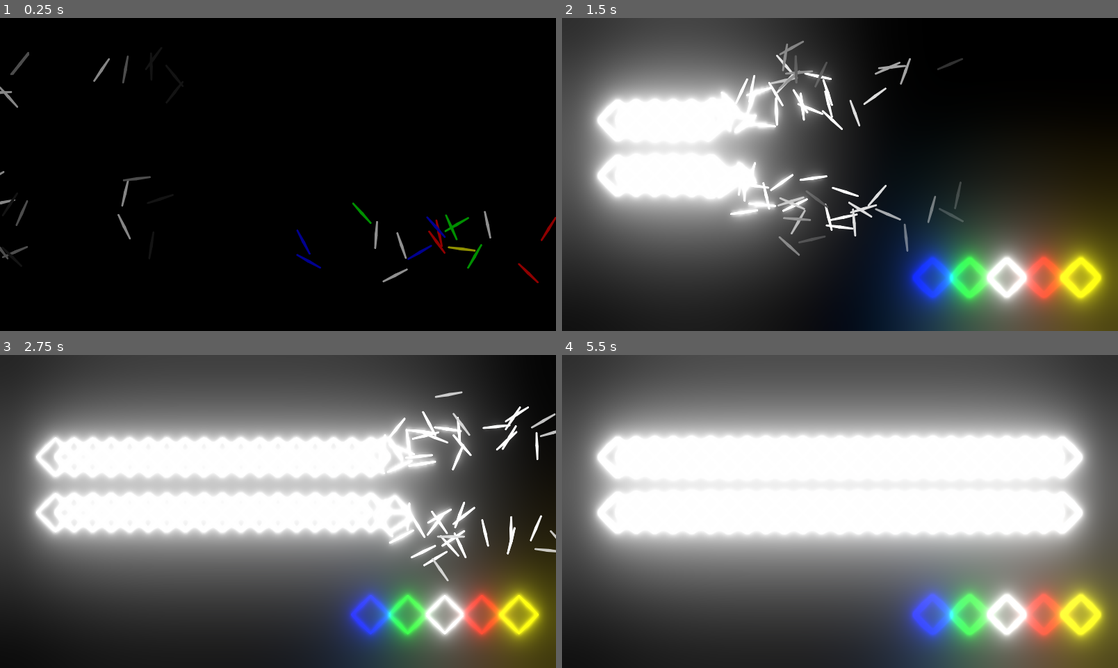
Above: before the commit, frames 1-4 (two rows, left to right).
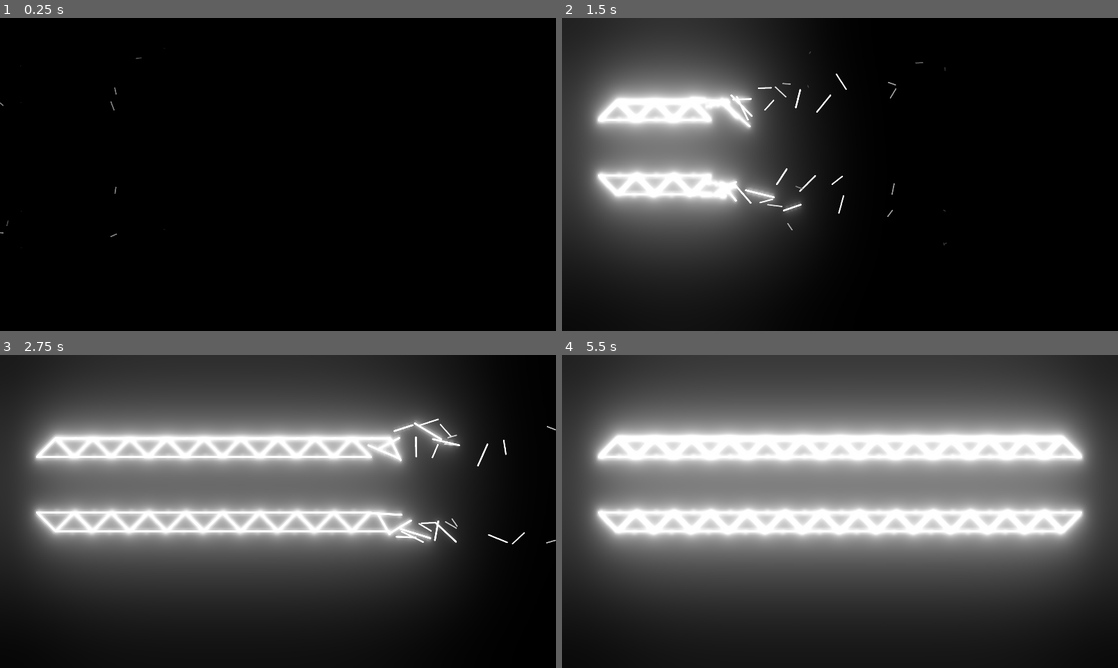
Above: after the commit, the same moments.

Repository: KOBUGE-Games/phaseshifter
Game: Godot game, scene res://game.tscn
The game is run twice, just before and just after one commit, with the same random seed, the same clock (stepped at 60 frames per second) and the same inputs.
Inputs:
- Up to frame 1 (0.25 s): no input
- Up to frame 2 (1.5 s): no input
- Up to frame 3 (2.75 s): no input
- Up to frame 4 (5.5 s): no input

The runs differ from the first frame. In frame 1, 1.2% of the frame differs, in the area x 0-100%, y 10-85%; in frame 2, 50%; in frame 3, 52%; in frame 4, 57%, in the area x 0-100%, y 11-100%.

Commit message:
add different obstacles and switching logic

Diff:
--- a/game.tscn
+++ b/game.tscn
@@ -1,6 +1,5 @@
-[gd_scene load_steps=5 format=2]
+[gd_scene load_steps=4 format=2]
 
-[ext_resource path="res://obstacle/obstacle.tscn" type="PackedScene" id=1]
 [ext_resource path="res://obstacle/world_creator.tscn" type="PackedScene" id=2]
 
 [sub_resource type="Environment" id=1]
@@ -34,25 +33,6 @@
 
 [node name="game" type="Node2D"]
 
-[node name="obstacle" parent="." instance=ExtResource( 1 )]
-position = Vector2( 1536, 896 )
-
-[node name="red" parent="." instance=ExtResource( 1 )]
-modulate = Color( 1, 0, 0, 1 )
-position = Vector2( 1664, 896 )
-
-[node name="green" parent="." instance=ExtResource( 1 )]
-modulate = Color( 0, 1, 0, 1 )
-position = Vector2( 1408, 896 )
-
-[node name="blue" parent="." instance=ExtResource( 1 )]
-modulate = Color( 0, 0, 1, 1 )
-position = Vector2( 1280, 896 )
-
-[node name="yellow" parent="." instance=ExtResource( 1 )]
-modulate = Color( 1, 1, 0, 1 )
-position = Vector2( 1792, 896 )
-
 [node name="WorldEnvironment" type="WorldEnvironment" parent="."]
 environment = SubResource( 1 )
 
@@ -62,5 +42,3 @@
 
 [node name="world_creator" parent="." instance=ExtResource( 2 )]
 position = Vector2( 192, 448 )
-
-[editable path="red"]
--- a/obstacle/line.tscn
+++ b/obstacle/line.tscn
@@ -1,13 +1,8 @@
-[gd_scene load_steps=2 format=2]
-
-[sub_resource type="Curve" id=1]
-_data = [ Vector2( 0, 0.5 ), 0.0, 0.0, 0, 0, Vector2( 0.494506, 1 ), 0.0, 0.0, 0, 0, Vector2( 1, 0.490909 ), 0.0, 0.0, 0, 0 ]
+[gd_scene format=2]
 
 [node name="line" type="Line2D"]
-self_modulate = Color( 1.5, 1.5, 1.5, 1 )
 points = PoolVector2Array( 64, 0, 32, 32, 0, 64 )
-width = 8.0
-width_curve = SubResource( 1 )
+width = 4.0
 default_color = Color( 1.5, 1.5, 1.5, 1 )
 joint_mode = 2
 begin_cap_mode = 2
--- a/obstacle/obstacle.gd
+++ b/obstacle/obstacle.gd
@@ -5,7 +5,7 @@
 var child_count
 var animation
 
-onready var property_name = ["position", "rotation_degrees", "self_modulate", "visible"]
+onready var property_name = ["position", "rotation_degrees", "self_modulate", "visible", "scale"]
 onready var property_value: Dictionary
 
 func _ready():
@@ -35,4 +35,5 @@
 	property_value = {"position": [Vector2((randi()%2-0.5)*512,(-randi()%4-1)*64), Vector2(0,0)], # slide in randomly
 		"rotation_degrees": [randi()%360, 0], # rotate in randomly
 		"self_modulate": [Color(0,0,0,1), Color(1.5,1.5,1.5,1)], # fade in effect
-		"visible": [true,true]} # make childs visible once animation starts
+		"visible": [true,true], # make childs visible once animation starts
+		"scale": [Vector2(0,0),Vector2(1,1)]} # scale up while appearing
--- a/obstacle/obstacle.tscn
+++ /dev/null
@@ -1,18 +0,0 @@
-[gd_scene load_steps=3 format=2]
-
-[ext_resource path="res://obstacle/line.tscn" type="PackedScene" id=1]
-[ext_resource path="res://obstacle/obstacle.gd" type="Script" id=2]
-
-[node name="obstacle" type="Node2D"]
-script = ExtResource( 2 )
-
-[node name="line0" parent="." instance=ExtResource( 1 )]
-
-[node name="line1" parent="." instance=ExtResource( 1 )]
-points = PoolVector2Array( -64, 0, -32, 32, 0, 64 )
-
-[node name="line2" parent="." instance=ExtResource( 1 )]
-points = PoolVector2Array( 0, -64, -32, -32, -64, 0 )
-
-[node name="line3" parent="." instance=ExtResource( 1 )]
-points = PoolVector2Array( 0, -64, 32, -32, 64, 0 )
--- /dev/null
+++ b/obstacle/obstacle0.tscn
@@ -0,0 +1,18 @@
+[gd_scene load_steps=3 format=2]
+
+[ext_resource path="res://obstacle/line.tscn" type="PackedScene" id=1]
+[ext_resource path="res://obstacle/obstacle.gd" type="Script" id=2]
+
+[node name="obstacle0" type="Node2D"]
+
+[node name="line_container" type="Node2D" parent="."]
+script = ExtResource( 2 )
+
+[node name="line0" parent="line_container" instance=ExtResource( 1 )]
+points = PoolVector2Array( 64, 0, 0, 0, -64, 0 )
+
+[node name="line1" parent="line_container" instance=ExtResource( 1 )]
+points = PoolVector2Array( 0, -64, -32, -32, -64, 0 )
+
+[node name="line2" parent="line_container" instance=ExtResource( 1 )]
+points = PoolVector2Array( 64, 0, 32, -32, 0, -64 )
--- /dev/null
+++ b/obstacle/obstacle1.tscn
@@ -0,0 +1,29 @@
+[gd_scene load_steps=4 format=2]
+
+[ext_resource path="res://obstacle/line.tscn" type="PackedScene" id=1]
+[ext_resource path="res://obstacle/obstacle.gd" type="Script" id=2]
+
+[sub_resource type="RectangleShape2D" id=1]
+extents = Vector2( 45.2549, 45.2548 )
+
+[node name="obstacle1" type="Node2D"]
+
+[node name="line_container" type="Node2D" parent="."]
+script = ExtResource( 2 )
+
+[node name="line0" parent="line_container" instance=ExtResource( 1 )]
+
+[node name="line1" parent="line_container" instance=ExtResource( 1 )]
+points = PoolVector2Array( -64, 0, -32, 32, 0, 64 )
+
+[node name="line2" parent="line_container" instance=ExtResource( 1 )]
+points = PoolVector2Array( 0, -64, -32, -32, -64, 0 )
+
+[node name="line3" parent="line_container" instance=ExtResource( 1 )]
+points = PoolVector2Array( 0, -64, 32, -32, 64, 0 )
+
+[node name="Area2D" type="Area2D" parent="."]
+
+[node name="CollisionShape2D" type="CollisionShape2D" parent="Area2D"]
+rotation = 0.785397
+shape = SubResource( 1 )
--- /dev/null
+++ b/obstacle/obstacle2.tscn
@@ -0,0 +1,12 @@
+[gd_scene load_steps=3 format=2]
+
+[ext_resource path="res://obstacle/line.tscn" type="PackedScene" id=1]
+[ext_resource path="res://obstacle/obstacle.gd" type="Script" id=2]
+
+[node name="obstacle2" type="Node2D"]
+
+[node name="line_container" type="Node2D" parent="."]
+script = ExtResource( 2 )
+
+[node name="line0" parent="line_container" instance=ExtResource( 1 )]
+points = PoolVector2Array( 64, -64, 0, -64, -64, -64 )
--- a/obstacle/world_creator.gd
+++ b/obstacle/world_creator.gd
@@ -5,9 +5,18 @@
 var horizontal_distance = 1600
 var current_horizontal = 0
 
-onready var obstacle = preload("res://obstacle/obstacle.tscn")
+var obstacle: PackedScene
+onready var obstacle0 = preload("res://obstacle/obstacle0.tscn")
+onready var obstacle1 = preload("res://obstacle/obstacle1.tscn")
+onready var obstacle2 = preload("res://obstacle/obstacle2.tscn")
 onready var obstacle_container = $obstacle_container
 onready var timer: Timer = $Timer
+
+# obstacle switching logic
+var previous_obstacle = 0
+var gap_obstacle = 0
+var probability = 0
+export var difficulty = 10
 
 # Called when the node enters the scene tree for the first time.
 func _ready():
@@ -20,6 +29,7 @@
 
 func start_level():
 	if timer.is_stopped():
+		obstacle_switch()
 		for x in range(2):
 			var new_obstacle = obstacle.instance()
 			new_obstacle.rotation_degrees = -x*180 # set different fade in direction for top / bottom
@@ -28,3 +38,20 @@
 			obstacle_container.add_child(new_obstacle)
 		current_horizontal += tile_offset
 		timer.start()
+
+func obstacle_switch():
+	if gap_obstacle:
+		obstacle = obstacle2
+		gap_obstacle = 0
+	elif previous_obstacle:
+		obstacle = obstacle0
+		previous_obstacle = 0
+		gap_obstacle = 1
+	else:
+		probability = randi()%101
+		if probability < difficulty:
+			obstacle = obstacle1
+			previous_obstacle = 1
+		else:
+			obstacle = obstacle0
+		gap_obstacle = 1
